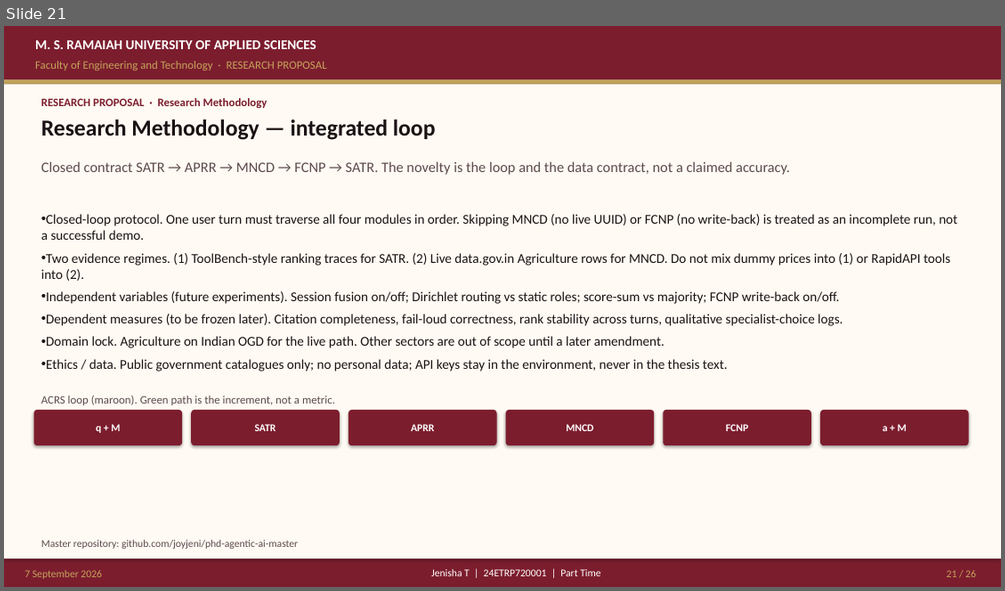
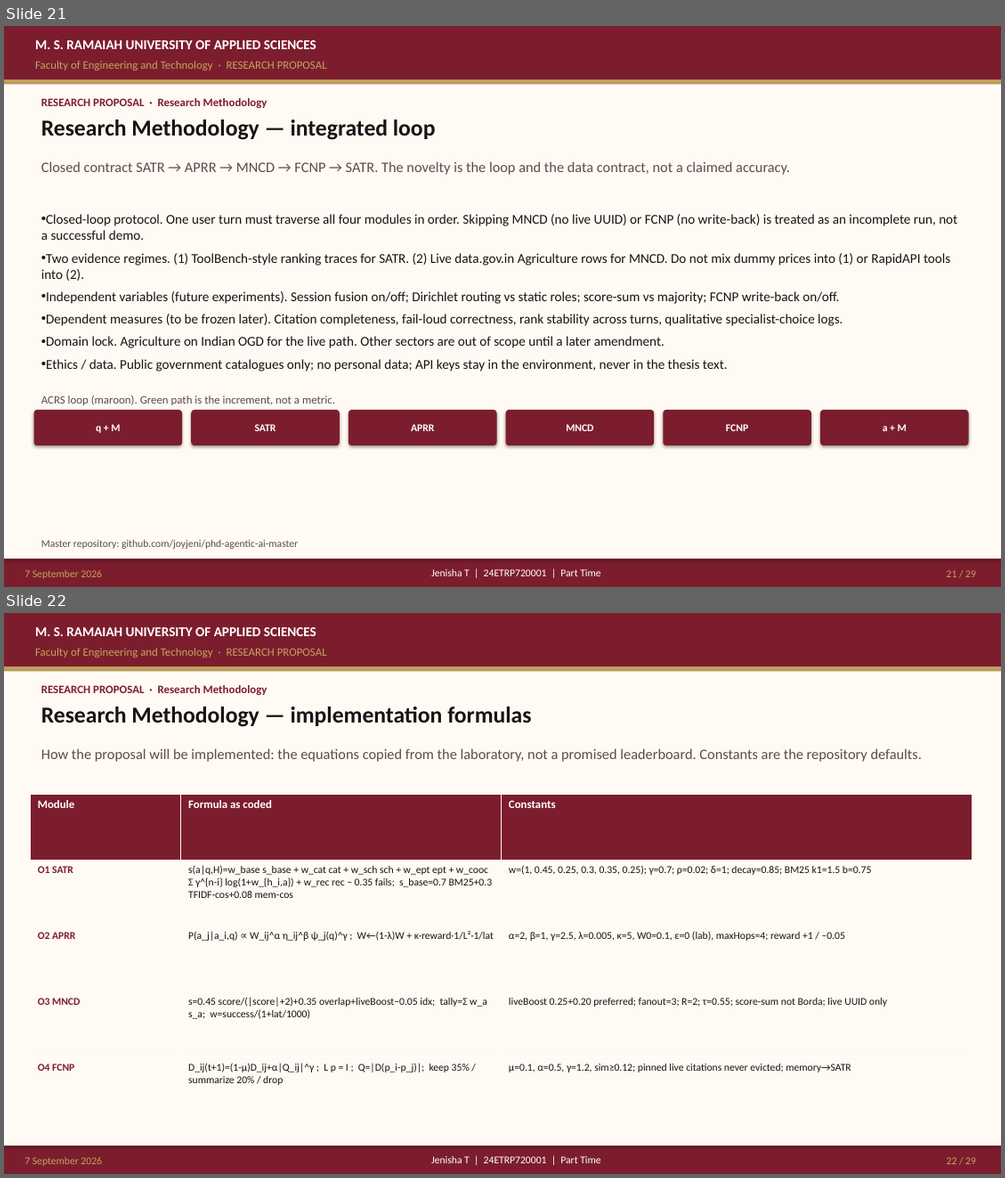
Before and after one commit to joyjeni/phd-agentic-ai-master, a slide deck: docs/slides/ACRS_PhD_Proposal_JenishaT_24ETRP720001.pptx. Shown one above the other, each under a label of ours: slide 21 before the commit, slides 21 and 22 after it. The pictures are 1005x591 and 1005x1178 pixels, drawn with LibreOffice and Linux fonts; fonts in the diff are those of the drawing. Boxes give left, top, right and bottom in pixels: in the first picture for what was removed or moved away, otherwise in the second. Text is boxed around its words. In the diff, an @@ line names an element or a change of style, - is before the commit and + after.

Commit message:
Add exact ACRS formulas and ToolBench / AGMARKNET pipeline walkthroughs.
SATR, APRR, MNCD, and FCNP equations as implemented, plus two full
SATR→APRR→MNCD→FCNP traces on a ToolBench-schema soil tool and live
data.gov.in mandi prices. FET slides 08f–08h; laboratory /walkthrough.

```diff
--- a/docs/slides/ACRS_PhD_Proposal_JenishaT_24ETRP720001.pptx
+++ b/docs/slides/ACRS_PhD_Proposal_JenishaT_24ETRP720001.pptx
@@ slide 22 added at [4, 613, 1001, 1174], background #FFFFFF @@
@@ rectangle added at [4, 613, 1001, 666], fill #7C1D2E @@
@@ text added at [35, 627, 316, 636], 13 pt, text #FFFFFF, bold @@
+M. S. RAMAIAH UNIVERSITY OF APPLIED SCIENCES
@@ text added at [35, 648, 327, 657], 11 pt, text #C4A35A @@
+Faculty of Engineering and Technology · RESEARCH PROPOSAL
@@ rectangle added at [4, 666, 1001, 672], fill #C4A35A @@
@@ rectangle added at [4, 672, 1001, 1145], fill #FFFAF3 @@
@@ text added at [41, 685, 267, 695], 11 pt, text #7C1D2E, bold @@
+RESEARCH PROPOSAL · Research Methodology
@@ text added at [41, 706, 531, 727], 22 pt, text #1A1214, bold @@
+Research Methodology — implementation formulas
@@ text added at [41, 748, 922, 762], 14 pt, text #5C4A4E @@
+How the proposal will be implemented: the equations copied from the laboratory, not a promised leaderboard. Constants are the repository defaults.
@@ table added at [30, 794, 972, 1123], 5 rows, 3 columns @@
+Module | Formula as coded | Constants
+O1 SATR | s(a|q,H)=w_base s_base + w_cat cat + w_sch sch + w_ept ept + w_cooc Σ γ^{n-i} log(1+w_{h_i,a}) + w_rec rec − 0.35 fails; s_base=0.7 BM25+0.3 TFIDF-cos+0.08 mem-cos | w=(1, 0.45, 0.25, 0.3, 0.35, 0.25); γ=0.7; ρ=0.02; δ=1; decay=0.85; BM25 k1=1.5 b=0.75
+O2 APRR | P(a_j|a_i,q) ∝ W_ij^α η_ij^β ψ_j(q)^γ ; W←(1-λ)W + κ·reward·1/L²·1/lat | α=2, β=1, γ=2.5, λ=0.005, κ=5, W0=0.1, ε=0 (lab), maxHops=4; reward +1 / −0.05
+O3 MNCD | s=0.45 score/(|score|+2)+0.35 overlap+liveBoost−0.05 idx; tally=Σ w_a s_a; w=success/(1+lat/1000) | liveBoost 0.25+0.20 preferred; fanout=3; R=2; τ=0.55; score-sum not Borda; live UUID only
+O4 FCNP | D_ij(t+1)=(1-μ)D_ij+α|Q_ij|^γ ; L p = I ; Q=|D(p_i-p_j)|; keep 35% / summarize 20% / drop | μ=0.1, α=0.5, γ=1.2, sim≥0.12; pinned live citations never evicted; memory→SATR
@@ rectangle added at [4, 1145, 1001, 1174], fill #7C1D2E @@
@@ text added at [24, 1157, 102, 1166], 10 pt, text #C4A35A @@
+7 September 2026
@@ text added at [431, 1156, 600, 1163], 10 pt, text #FFFFFF @@
+Jenisha T | 24ETRP720001 | Part Time
@@ page number added at [947, 1157, 976, 1164], 10 pt, text #C4A35A @@
+22 / 29
```
Also in this commit, not shown: 2 slides changed, 2 other slides added, 49 other files.
